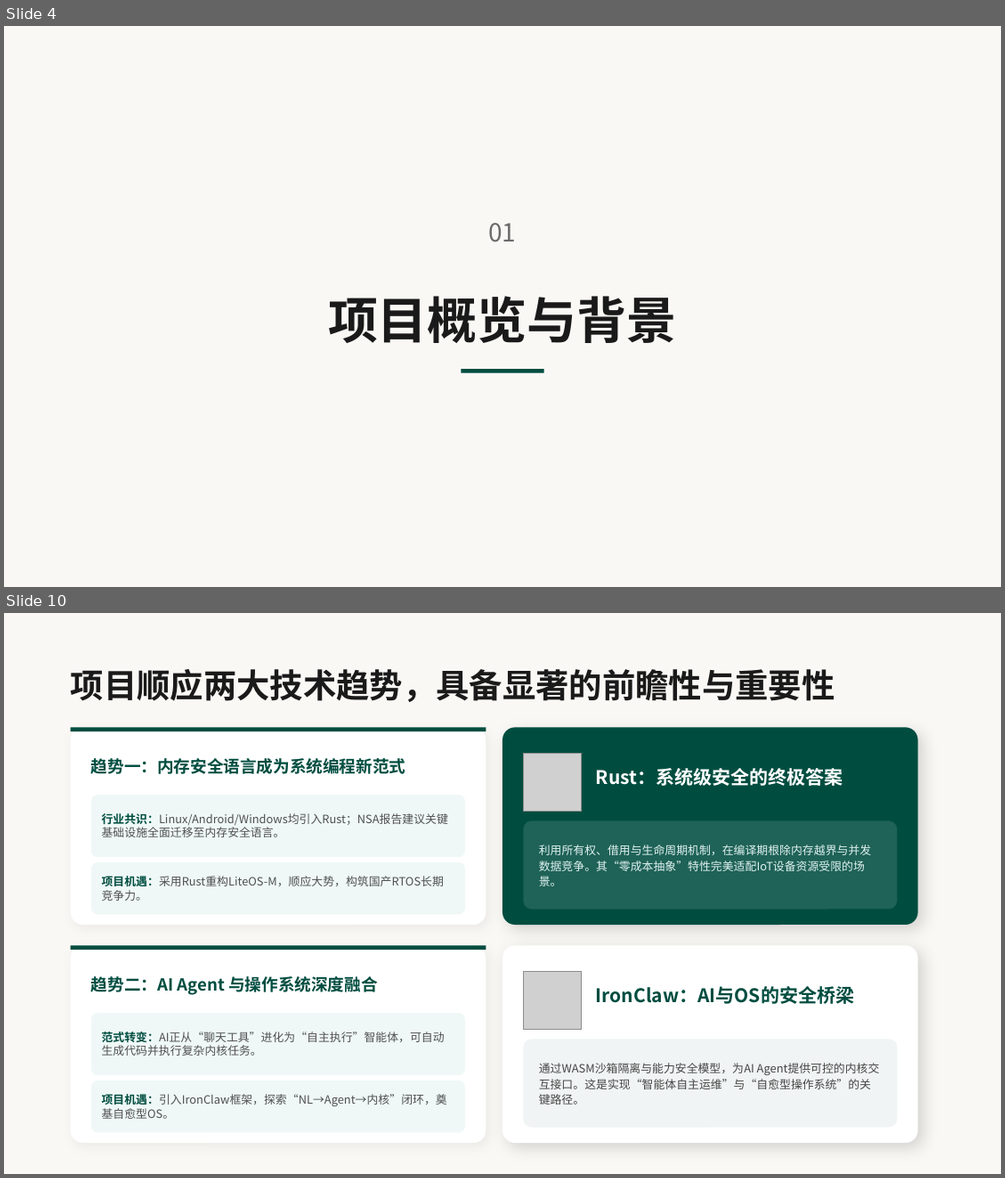
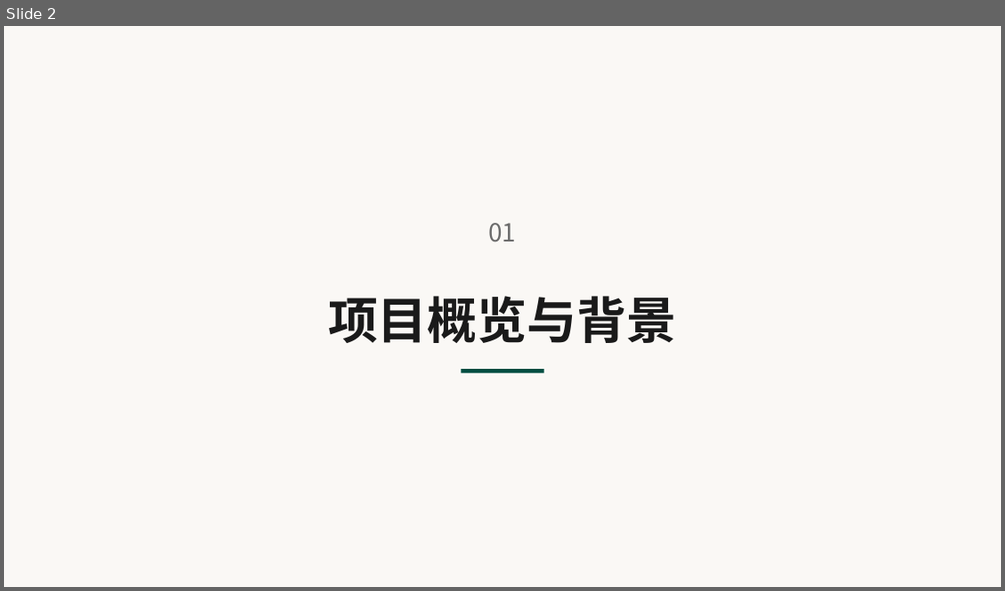
Before and after one commit to OSH-2026/Vexilon, a slide deck: docs/Vexilon项目汇报：基于Rust与IronClaw重构LiteOS-M内核.pptx. Shown one above the other, each under a label of ours: slides 4 and 10 before the commit, slide 2 after it; the slides between them are not shown. The pictures are 1005x1178 and 1005x591 pixels, drawn with LibreOffice and Linux fonts; fonts in the diff are those of the drawing; grey boxes stand for pictures. Boxes give left, top, right and bottom in pixels: in the first picture for what was removed or moved away, otherwise in the second. Text is boxed around its words. In the diff, an @@ line names an element or a change of style, - is before the commit and + after.

```diff
--- a/docs/Vexilon项目汇报：基于Rust与IronClaw重构LiteOS-M内核.pptx
+++ b/docs/Vexilon项目汇报：基于Rust与IronClaw重构LiteOS-M内核.pptx
@@ slide 10 removed at [4, 613, 1001, 1174], background #FAF8F5 @@
@@ text removed at [71, 669, 835, 702] @@
-项目顺应两大技术趋势，具备显著的前瞻性与重要性
@@ rounded rectangle removed at [71, 728, 486, 925] @@
@@ rounded rectangle removed at [71, 728, 486, 732] @@
@@ rounded rectangle removed at [502, 728, 919, 925] @@
@@ text removed at [91, 758, 405, 774] @@
-趋势一：内存安全语言成为系统编程新范式
@@ picture removed at [523, 754, 582, 811] @@
@@ text removed at [596, 768, 842, 786] @@
-Rust：系统级安全的终极答案
@@ rounded rectangle removed at [91, 795, 465, 857] @@
@@ text removed at [102, 813, 448, 837] @@
-行业共识：Linux/Android/Windows均引入Rust；NSA报告建议关键基础设施全面迁移至内存安全语言。
@@ rounded rectangle removed at [523, 821, 897, 909] @@
@@ text removed at [539, 844, 871, 886] @@
-利用所有权、借用与生命周期机制，在编译期根除内存越界与并发数据竞争。其“零成本抽象”特性完美适配IoT设备资源受限的场景。
@@ rounded rectangle removed at [91, 862, 465, 914] @@
@@ text removed at [102, 876, 444, 900] @@
-项目机遇：采用Rust重构LiteOS-M，顺应大势，构筑国产RTOS长期竞争力。
@@ rounded rectangle removed at [71, 945, 486, 1143] @@
@@ rounded rectangle removed at [71, 945, 486, 949] @@
@@ rounded rectangle removed at [502, 945, 919, 1143] @@
@@ text removed at [91, 976, 377, 995] @@
-趋势二：AI Agent 与操作系统深度融合
@@ picture removed at [523, 971, 582, 1030] @@
@@ text removed at [596, 986, 854, 1004] @@
-IronClaw：AI与OS的安全桥梁
@@ rounded rectangle removed at [91, 1013, 465, 1075] @@
@@ text removed at [102, 1031, 445, 1055] @@
-范式转变：AI正从“聊天工具”进化为“自主执行”智能体，可自动生成代码并执行复杂内核任务。
@@ rounded rectangle removed at [523, 1038, 897, 1127] @@
@@ text removed at [539, 1062, 871, 1104] @@
-通过WASM沙箱隔离与能力安全模型，为AI Agent提供可控的内核交互接口。这是实现“智能体自主运维”与“自愈型操作系统”的关键路径。
@@ rounded rectangle removed at [91, 1080, 465, 1132] @@
@@ text removed at [102, 1094, 447, 1119] @@
-项目机遇：引入IronClaw框架，探索“NL→Agent→内核”闭环，奠基自愈型OS。
@@ what was slide 4 is now slide 2 @@
```
Also in this commit, not shown: 8 slides changed, 10 slides added, 10 other slides removed.
